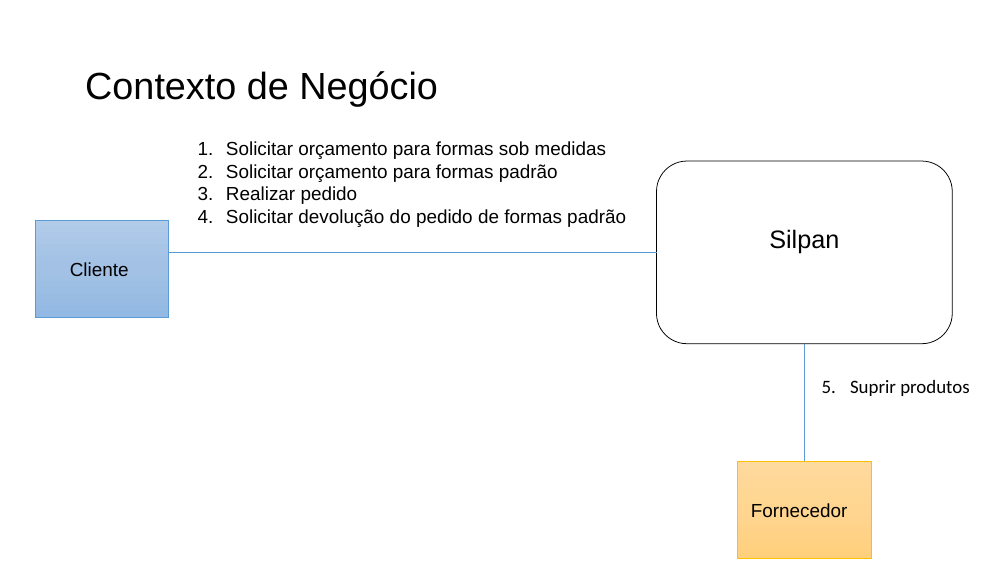
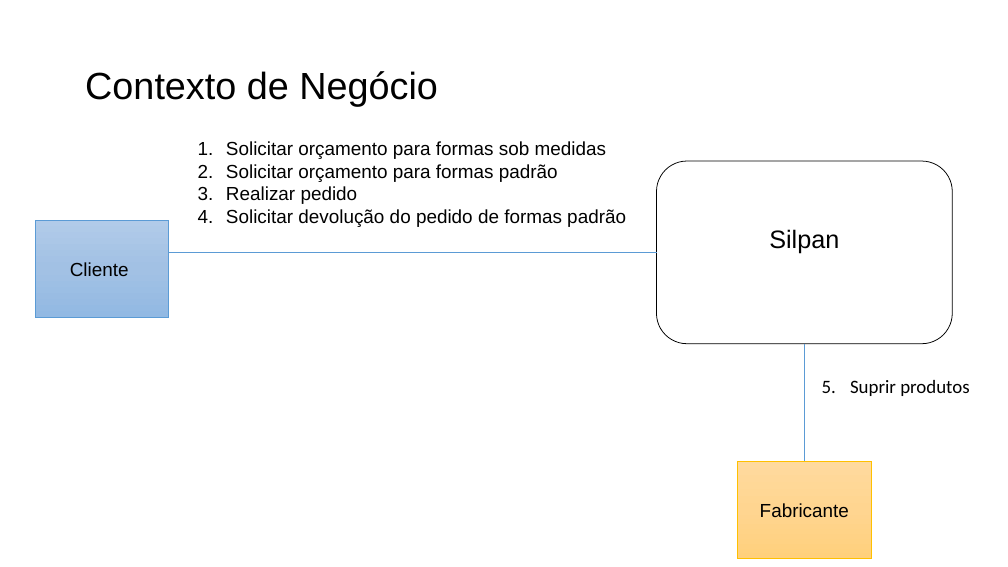
Before and after one commit to Systematicos/FindingApp, a slide deck: slide 1 of Documentation/15._Arquitetura_de_Negócio_para_cada_Cenário.pptx. Drawn at 1008x567 pixels with LibreOffice and Linux fonts; fonts in the diff are those of the drawing. Boxes give left, top, right and bottom in pixels: in the first picture for what was removed or moved away, otherwise in the second. Text is boxed around its words. In the diff, an @@ line names an element or a change of style, - is before the commit and + after.

```diff
--- a/Documentation/15._Arquitetura_de_Negócio_para_cada_Cenário.pptx
+++ b/Documentation/15._Arquitetura_de_Negócio_para_cada_Cenário.pptx
@@ text in rectangle at (760, 503, 849, 518): text changed @@
-Fornecedor
+Fabricante
```
Also in this commit, not shown: 4 other slides changed, 1 slide removed, 6 other files.
